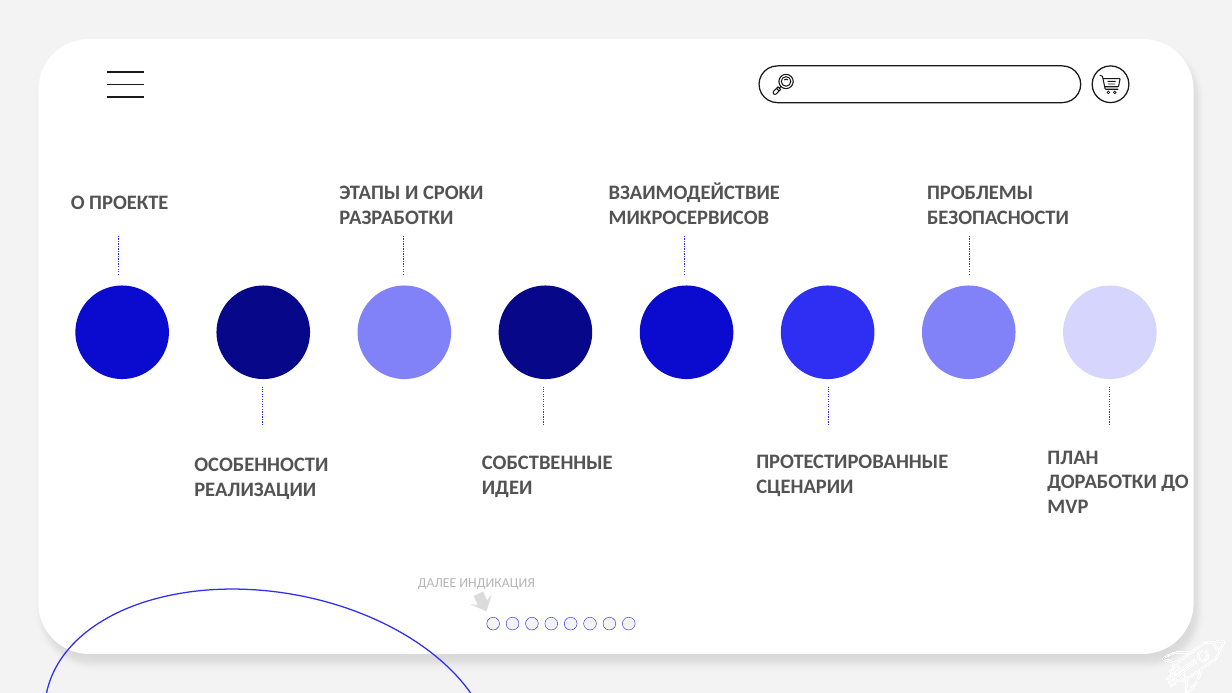
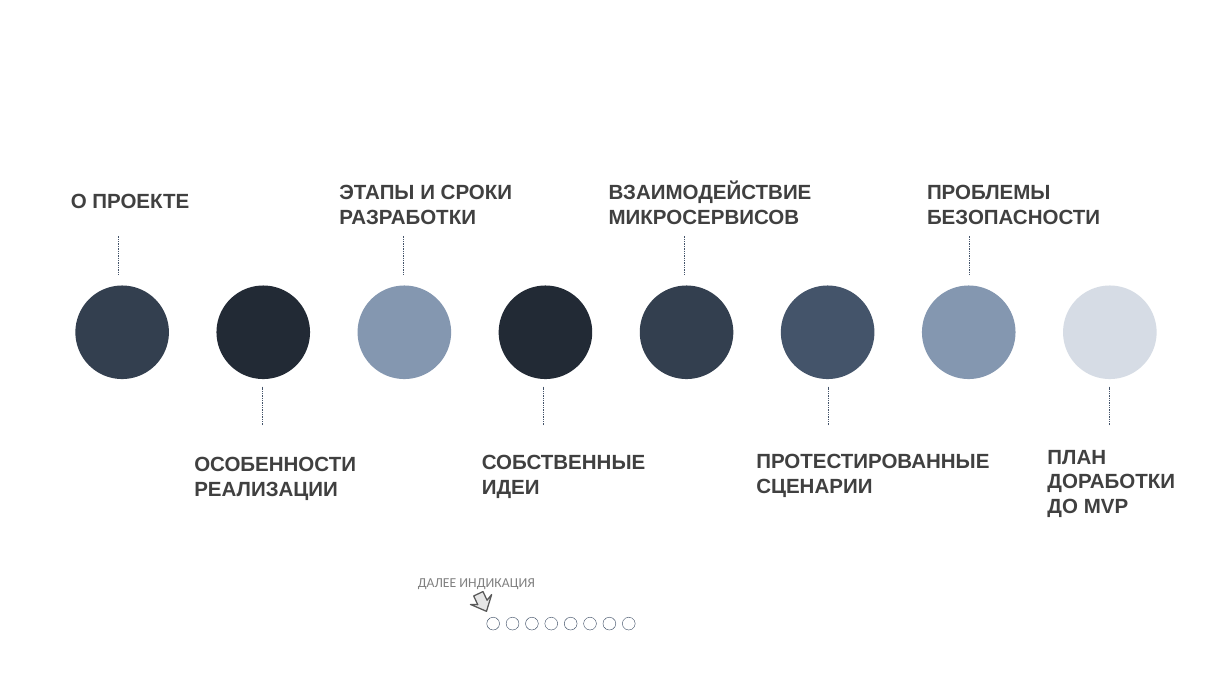
Before and after one commit to Kulikova-A18/Industrial_software_development_akulikova_final_project, a slide deck: slide 2 of Итоговая_работа_КуликоваАВ.pptx. Drawn at 1232x693 pixels with LibreOffice and Linux fonts; fonts in the diff are those of the drawing. Boxes give left, top, right and bottom in pixels: in the first picture for what was removed or moved away, otherwise in the second. Text is boxed around its words. In the diff, an @@ line names an element or a change of style, - is before the commit and + after.

```diff
--- a/Итоговая_работа_КуликоваАВ.pptx
+++ b/Итоговая_работа_КуликоваАВ.pptx
@@ background #F3F3F3 to #FFFFFF @@
@@ rounded rectangle removed at (x1=38, y1=39, x2=1194, y2=654) @@
@@ group removed at (x1=107, y1=65, x2=1130, y2=102): 8 freeform shapes, 3 lines, 1 rounded rectangle, 1 ellipse @@
@@ title "О ПРОЕКТЕ" at (x1=71, y1=193, x2=189, y2=208): font Calibri to Arial, text colour #525252 to #404040; line spacing 1 to 0.9 @@
@@ line (118, 275) - (118, 237): stroke #2F2FF4 0.75 pt dashed to #44546A 0.5 pt dashed @@
@@ line (404, 275) - (404, 237): stroke #2F2FF4 0.75 pt dashed to #44546A 0.5 pt dashed @@
@@ line (684, 275) - (684, 237): stroke #2F2FF4 0.75 pt dashed to #44546A 0.5 pt dashed @@
@@ line (970, 275) - (970, 237): stroke #2F2FF4 0.75 pt dashed to #44546A 0.5 pt dashed @@
@@ ellipse at (x1=75, y1=286, x2=169, y2=379): fill #0B0BCF to #333F50 @@
@@ ellipse at (x1=217, y1=286, x2=310, y2=379): fill #07078A to #222A35 @@
@@ ellipse at (x1=357, y1=286, x2=451, y2=379): fill #8282F8 to #8497B0 @@
@@ ellipse at (x1=499, y1=286, x2=593, y2=379): fill #07078A to #222A35 @@
@@ ellipse at (x1=639, y1=286, x2=733, y2=379): fill #0B0BCF to #333F50 @@
@@ ellipse at (x1=781, y1=286, x2=875, y2=379): fill #2F2FF4 to #44546A @@
@@ ellipse at (x1=922, y1=286, x2=1015, y2=379): fill #8282F8 to #8497B0 @@
@@ ellipse at (x1=1063, y1=286, x2=1157, y2=379): fill #D5D5FD to #D6DCE5 @@
@@ line (262, 425) - (262, 387): stroke #2F2FF4 0.75 pt dashed to #44546A 0.5 pt dashed @@
@@ line (543, 425) - (543, 387): stroke #2F2FF4 0.75 pt dashed to #44546A 0.5 pt dashed @@
@@ line (829, 425) - (829, 387): stroke #2F2FF4 0.75 pt dashed to #44546A 0.5 pt dashed @@
@@ line (1109, 425) - (1109, 387): stroke #2F2FF4 0.75 pt dashed to #44546A 0.5 pt dashed @@
@@ font Calibri to Arial, text colour #525252 to #404040 in 7 elements at (x1=194, y1=456, x2=356, y2=500), (x1=339, y1=184, x2=512, y2=224), (x1=482, y1=454, x2=645, y2=498), (x1=609, y1=183, x2=812, y2=224), (x1=756, y1=453, x2=989, y2=497), (x1=927, y1=184, x2=1100, y2=224), (x1=1047, y1=450, x2=1175, y2=517) @@
@@ ellipse removed at (x1=22, y1=555, x2=518, y2=693) @@
@@ text "ДАЛЕЕ ИНДИКАЦИЯ" at (x1=418, y1=578, x2=535, y2=589): text colour #B6B6B6 to #808080 @@
@@ freeform shape at (x1=468, y1=589, x2=498, y2=617): fill #DBDBDB to #E6E6E6; outline none to #595959 0.75 pt @@
@@ fill #F3F3F3 to #FFFFFF; outline #2F2FF4 0.25 pt to #44546A 0.25 pt in 8 elements at (x1=506, y1=617, x2=519, y2=630), (x1=526, y1=617, x2=538, y2=630), (x1=545, y1=617, x2=557, y2=630), (x1=564, y1=617, x2=577, y2=630), (x1=584, y1=617, x2=596, y2=630), (x1=487, y1=617, x2=499, y2=630), (x1=602, y1=617, x2=615, y2=630), (x1=622, y1=617, x2=634, y2=630) @@
@@ freeform shape removed at (x1=1157, y1=630, x2=1226, y2=693) @@
```
Also in this commit, not shown: 12 other slides changed, 1 other file.
